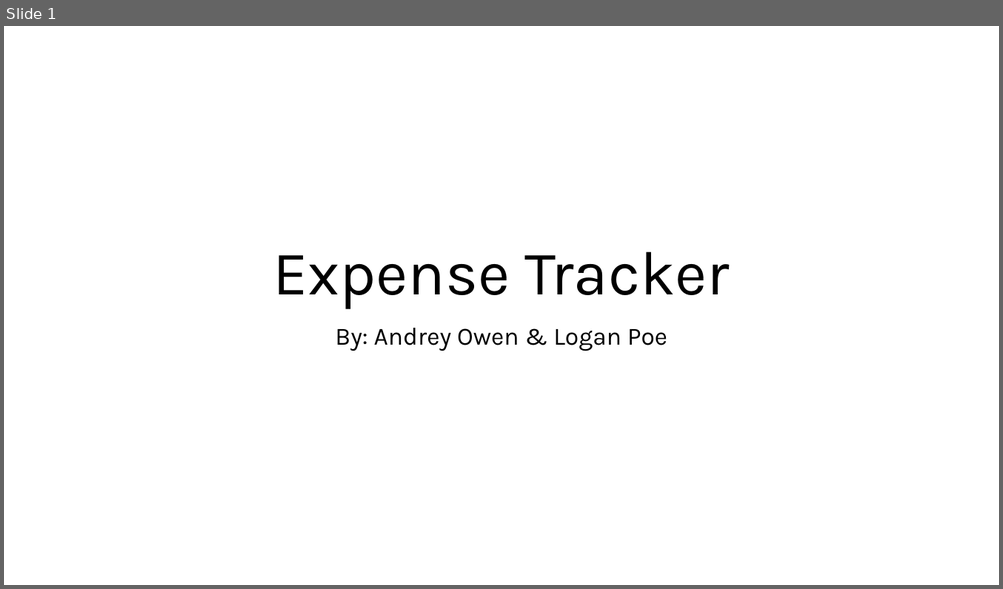
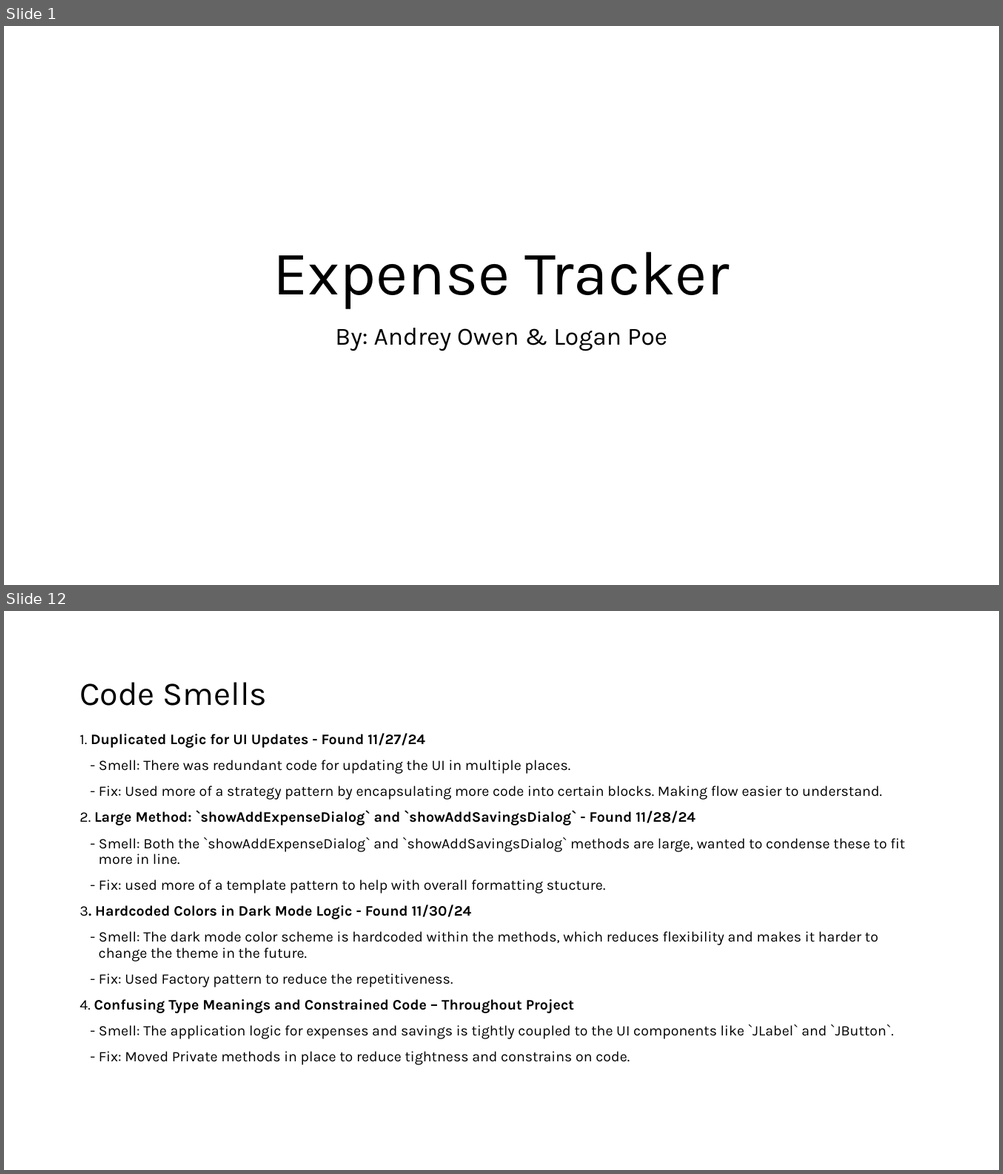
Before and after one commit to Dreymeister/ExpenseTracker, a slide deck: Documents/ASE420_ExpenseTracker.pptx. Shown one above the other, each under a label of ours: slide 1 before the commit, slides 1 and 12 after it; the slides between them are not shown. The pictures are 1003x589 and 1003x1174 pixels, drawn with LibreOffice and Linux fonts; fonts in the diff are those of the drawing. Boxes give left, top, right and bottom in pixels: in the first picture for what was removed or moved away, otherwise in the second. Text is boxed around its words. In the diff, an @@ line names an element or a change of style, - is before the commit and + after.

```diff
--- a/Documents/ASE420_ExpenseTracker.pptx
+++ b/Documents/ASE420_ExpenseTracker.pptx
@@ slide 12 added at bbox=[4, 611, 999, 1170], background #FFFFFF @@
@@ title added at bbox=[79, 682, 267, 706], 32 pt, text #000000 @@
+Code Smells
@@ text added at bbox=[79, 733, 905, 1065], 14 pt, text #000000 @@
+1. Duplicated Logic for UI Updates - Found 11/27/24
+- Smell: There was redundant code for updating the UI in multiple places.
+- Fix: Used more of a strategy pattern by encapsulating more code into certain blocks. Making flow easier to understand.
+2. Large Method: `showAddExpenseDialog` and `showAddSavingsDialog` - Found 11/28/24
+- Smell: Both the `showAddExpenseDialog` and `showAddSavingsDialog` methods are large, wanted to condense these to fit more in line.
+- Fix: used more of a template pattern to help with overall formatting stucture.
+3. Hardcoded Colors in Dark Mode Logic - Found 11/30/24
+- Smell: The dark mode color scheme is hardcoded within the methods, which reduces flexibility and makes it harder to change the theme in the future.
+- Fix: Used Factory pattern to reduce the repetitiveness.
+4. Confusing Type Meanings and Constrained Code – Throughout Project
+- Smell: The application logic for expenses and savings is tightly coupled to the UI components like `JLabel` and `JButton`.
+- Fix: Moved Private methods in place to reduce tightness and constrains on code.
```
Also in this commit, not shown: 3 slides changed, 13 other slides added, 1 slide removed, 1 other file.
